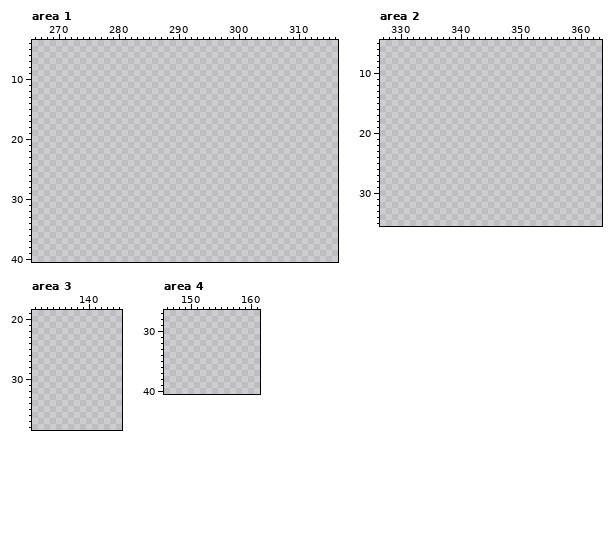
Two versions of one pixel-art file, assets/gfx/assets main file.ase. The picture above is the old version.
707x100 pixels, 1 frame. Colours within 5 levels of each other are drawn and written as one. Shown: area 1: x 266..316, y 4..40; area 2: x 327..363, y 5..35; area 3: x 131..145, y 19..38; area 4: x 146..161, y 27..40. The commit also changed other parts of the picture, which this record leaves out.
Now the later version:
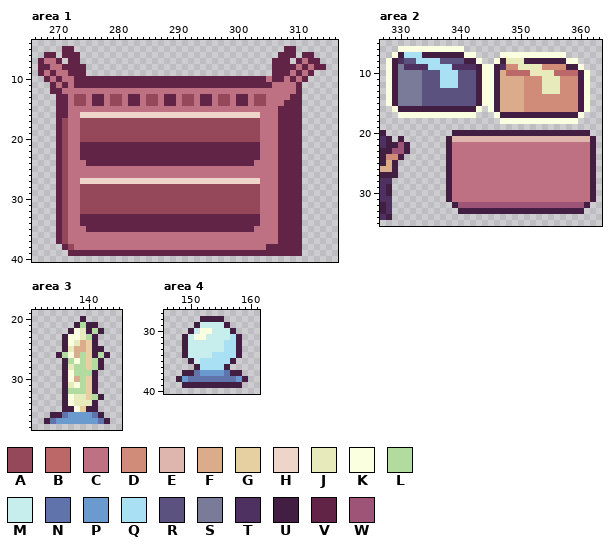
Palette (. is transparent): A #96485b  B #bd6868  C #bd7182  D #d18b79  E #dfb6ae  F #dbac8c  G #e6cfa1  H #edd5ca  J #e7ebbc  K #faffe0  L #b2dba0  M #c8eded  N #6074ab  P #6b9acf  Q #aae0f3  R #5b5280  S #7a7a99  T #4e3161  U #421e42  V #612447  W #9e5476
Changes in this commit:
layer "Group 1/TIBETAN SHELF" added
layer "Group 1/cristal ball" added
layer "Group 1/cristal enchanted" added
Changed rows in their new state; - is an unchanged pixel.
Area 1, layer "Group 1/TIBETAN SHELF":
first column x 267:
 5 ----VV-----------------------------------VV-----
 6 -VV-VVV---------------------------------VVV-VV--
 7 VCCV-VV--------------------------------VVV-VCVV-
 8 VVCCVVVV-------------------------------VVVVCVCVV
 9 VCVCCVVV-------------------------------VVVCVCV--
10 -VCVCCVVVVVVVVVVVVVVVVVVVVVVVVVVVVVVVVCVVCVCV---
11 --VCVCVVVVVVVVVVVVVVVVVVVVVVVVVVVVVVVVVCCCCV----
12 --VVCCCCCCCCCCCCCCCCCCCCCCCCCCCCCCCCCCCCCCCV----
13 ---VVCAACVVCAACVVCAACVVCAACVVCAACVVCAACCCCVV----
14 ---VVCAACVVCAACVVCAACVVCAACVVCAACVVCAACCCVVV----
15 ---VVCCCCCCCCCCCCCCCCCCCCCCCCCCCCCCCCCCCVVVV----
16 ---VVCCHHHHHHHHHHHHHHHHHHHHHHHHHHHHHHCCCVVVV----
17 ---VACCAAAAAAAAAAAAAAAAAAAAAAAAAAAAAACCCVVVV----
18 ---VACCAAAAAAAAAAAAAAAAAAAAAAAAAAAAAACCCVVVV----
19 ---VACCAAAAAAAAAAAAAAAAAAAAAAAAAAAAAACCCVVVV----
20 ---VACCAAAAAAAAAAAAAAAAAAAAAAAAAAAAAACCCVVVV----
21 ---VACCVVVVVVVVVVVVVVVVVVVVVVVVVVVVVVCCCVVVV----
22 ---VACCVVVVVVVVVVVVVVVVVVVVVVVVVVVVVVCCCVVVV----
23 ---VACCVVVVVVVVVVVVVVVVVVVVVVVVVVVVVVCCCVVVV----
24 ---VACCCVVVVVVVVVVVVVVVVVVVVVVVVVVVVCCCCVVVV----
25 ---VACCCCCCCCCCCCCCCCCCCCCCCCCCCCCCCCCCCVVVV----
26 ---VACCCCCCCCCCCCCCCCCCCCCCCCCCCCCCCCCCCVVVV----
27 ---VACCHHHHHHHHHHHHHHHHHHHHHHHHHHHHHHCCCVVVV----
28 ---VACCAAAAAAAAAAAAAAAAAAAAAAAAAAAAAACCCVVVV----
29 ---VACCAAAAAAAAAAAAAAAAAAAAAAAAAAAAAACCCVVVV----
30 ---VACCAAAAAAAAAAAAAAAAAAAAAAAAAAAAAACCCVVVV----
31 ---VACCAAAAAAAAAAAAAAAAAAAAAAAAAAAAAACCCVVVV----
32 ---VACCAAAAAAAAAAAAAAAAAAAAAAAAAAAAAACCCVVVV----
33 ---VACCVVVVVVVVVVVVVVVVVVVVVVVVVVVVVVCCCVVVV----
34 ---VACCVVVVVVVVVVVVVVVVVVVVVVVVVVVVVVCCCVVVV----
35 ---VACCCVVVVVVVVVVVVVVVVVVVVVVVVVVVVCCCCVVVV----
36 ---VACCCCCCCCCCCCCCCCCCCCCCCCCCCCCCCCCCCVVVV----
37 ---VACCCCCCCCCCCCCCCCCCCCCCCCCCCCCCCCCCCVVVV----
38 ----VACCCCCCCCCCCCCCCCCCCCCCCCCCCCCCCCVVVVVV----
39 -----VVVVVVVVVVVVVVVVVVVVVVVVVVVVVVVVVVVVVVV----
Area 2:
first column x 327:
 6 ---KKKKKKKKKKK----------------------
 7 --KUQQQUUUUUUUKK----KKKKKKKKKKK-----
 8 -KUTRRQQQQRRRRUUK--KUJJJUUUUUUUKK---
 9 -KUSTTTTQQQQTTTTUKKUTDDJJJJDDDDUUK--
10 -KUSSSSRRRQQQRRRUKKUFBBBBJJJJBBBBUK-
11 -KUSSSSRRRQQQRRRUKKUFFFFDDDJJJDDDUK-
12 -KUSSSSRRRQQQRRRUKKUFFFFDDDJJJDDDUK-
13 -KUSSSSRRRRRRRRRUKKUFFFFDDDJJJDDDUK-
14 -KUSSSSRRRRRRRRRUKKUFFFFDDDDDDDDDUK-
15 -KUSSSSRRRRRRRRRUKKUFFFFDDDDDDDDDUK-
16 --KUUUUUUUUUUUUUK-KUFFFFDDDDDDDDDUK-
17 ---KKKKKKKKKKKKK---KUUUUUUUUUUUUUK--
18 --------------------KKKKKKKKKKKKK---
20 U-----------UUUUUUUUUUUUUUUUUUUUUUU-
21 TU-U-------UEEEEEEEEEEEEEEEEEEEEEEEU
22 TUUWU------UCCCCCCCCCCCCCCCCCCCCCCCU
23 UUWWU------UCCCCCCCCCCCCCCCCCCCCCCCU
24 UDDU-------UCCCCCCCCCCCCCCCCCCCCCCCU
25 UFU--------UCCCCCCCCCCCCCCCCCCCCCCCU
26 FFU--------UCCCCCCCCCCCCCCCCCCCCCCCU
27 UUU--------UCCCCCCCCCCCCCCCCCCCCCCCU
28 TT---------UCCCCCCCCCCCCCCCCCCCCCCCU
29 TU---------UCCCCCCCCCCCCCCCCCCCCCCCU
30 TU---------UCCCCCCCCCCCCCCCCCCCCCCCU
31 TT---------UCCCCCCCCCCCCCCCCCCCCCCCU
32 UT----------UWWWWWWWWWWWWWWWWWWWWWU-
33 UT-----------UUUUUUUUUUUUUUUUUUUUU--
34 TU----------------------------------
Area 3, layer "Group 1/cristal enchanted":
first column x 133:
20 ------U----
21 -----ULUU--
22 ----UKJULU-
23 ---UKKJLU--
24 ---UKJFGU--
25 ---UJFFGUU-
26 --ULKFLGULU
27 ---ULKLGLU-
28 ---UJLLGLU-
29 ---UKLLLU--
30 ---UKFLGU--
31 ---UJKLGU--
32 ---ULLLGU--
33 ---UKJJGLU-
34 ---UKJJJU--
35 ---UUKGUU--
36 -UUNPPPPNU-
37 UNPPPPPPPNU
Area 4, layer "Group 1/cristal ball":
first column x 148:
28 ----UUUU----
29 ---UMMMMU---
30 --UMKKMMMU--
31 -UMKKMMMMQU-
32 -UMMMMMMQQU-
33 -UMMMMMMQQU-
34 -UMMMMQQQQU-
35 --UMQQQQQU--
36 ---UQQQQU---
37 -UUNPPPPNUU-
38 UPNNNNNNNNPU
39 -UUUUUUUUUU-
Pixel boxes of the changes (left, top, right, bottom) in both pictures:
added: (38, 46, 326, 256)
added: (380, 46, 596, 220)
added: (44, 316, 110, 424)
added: (176, 316, 248, 388)
